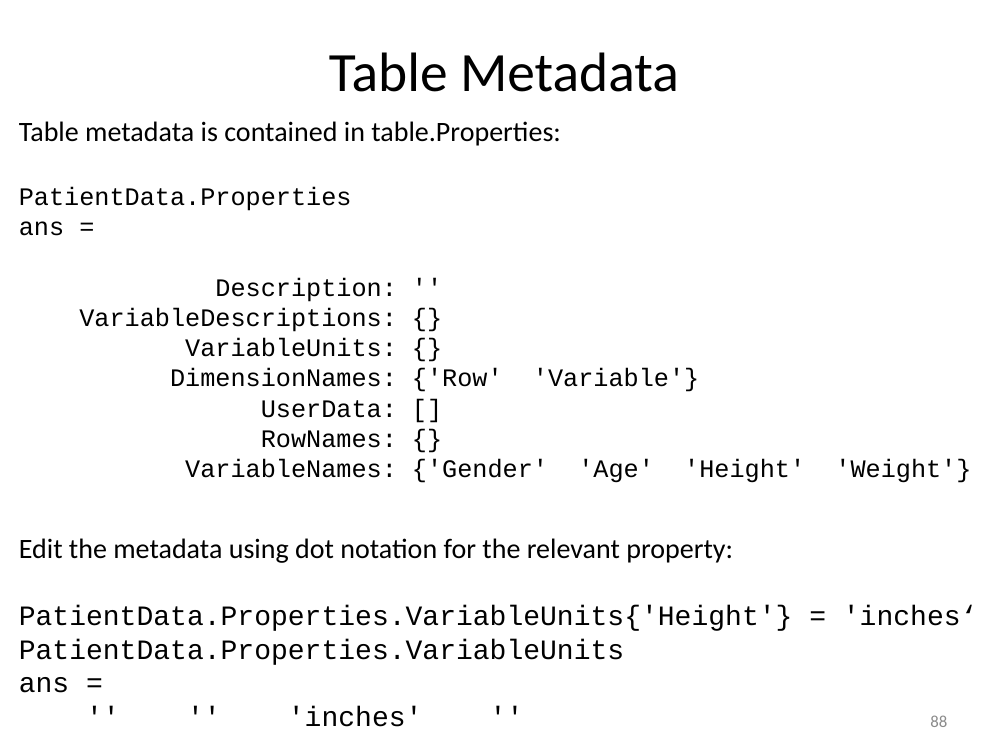
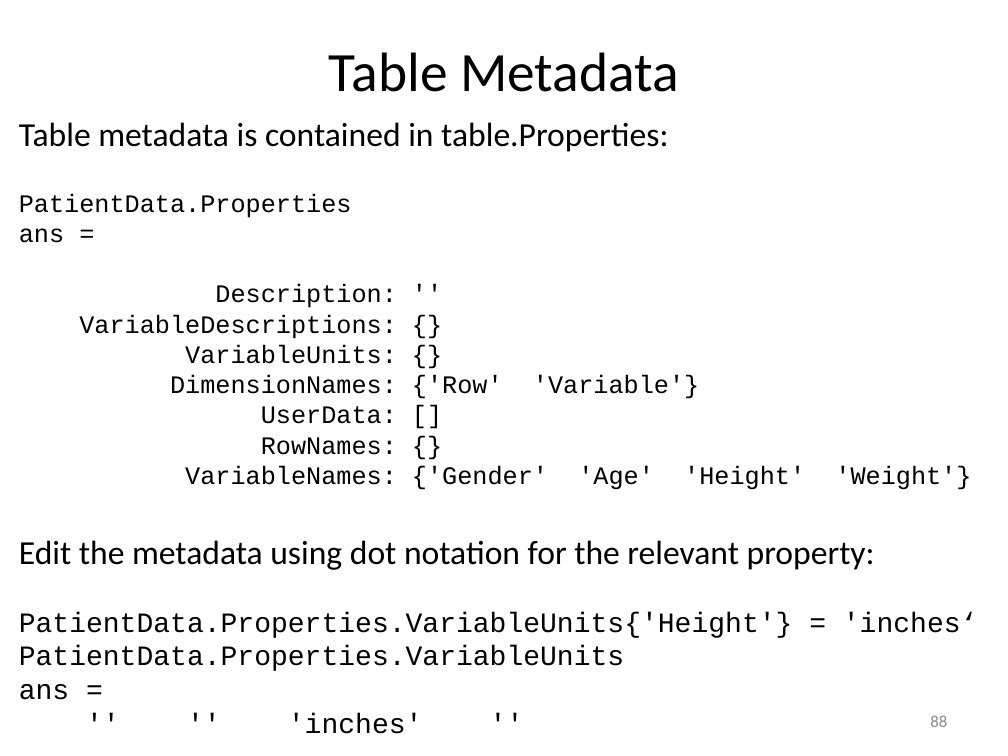
Before and after one commit to louisepb/MatlabBasicCourse, a slide deck: slide 88 of Introduction to MATLAB for Engineers.pptx. Drawn at 1008x756 pixels with LibreOffice and Linux fonts; fonts in the diff are those of the drawing. Boxes give left, top, right and bottom in pixels: in the first picture for what was removed or moved away, otherwise in the second. Text is boxed around its words. In the diff, an @@ line names an element or a change of style, - is before the commit and + after.

Commit message:
Updated tables section

```diff
--- a/Introduction to MATLAB for Engineers.pptx
+++ b/Introduction to MATLAB for Engineers.pptx
@@ text at [19, 122, 668, 152]: size 20 to 24 pt in "Table metadata is contained in table.Properties:" @@
@@ text at [19, 540, 875, 570]: size 20 to 24 pt in "Edit the metadata using dot notation for ..." @@
```
Also in this commit, not shown: 4 other slides changed.
